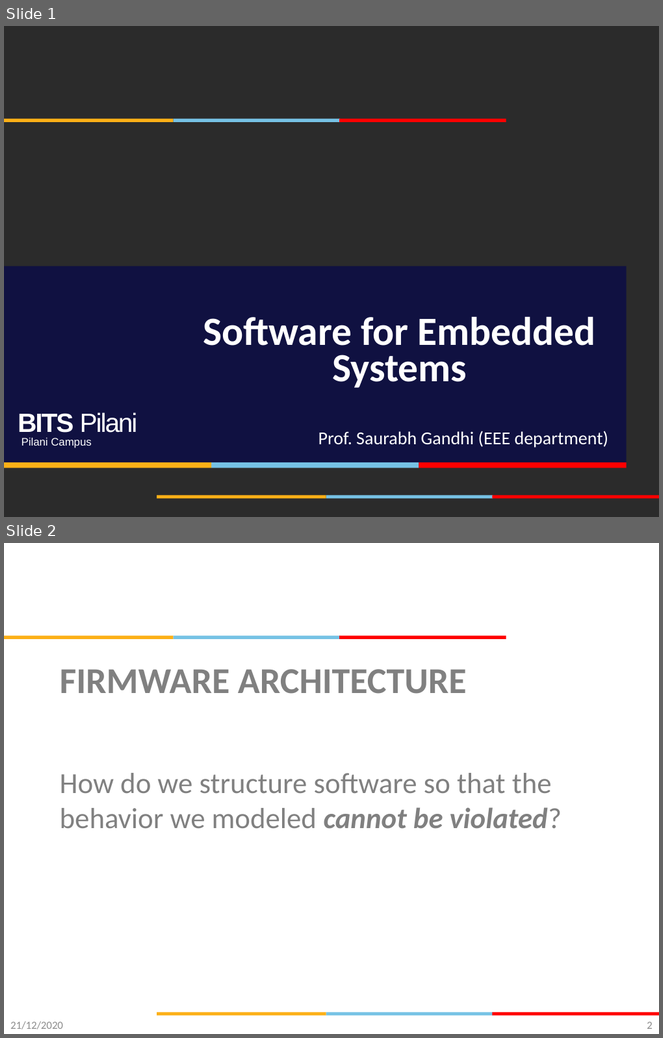
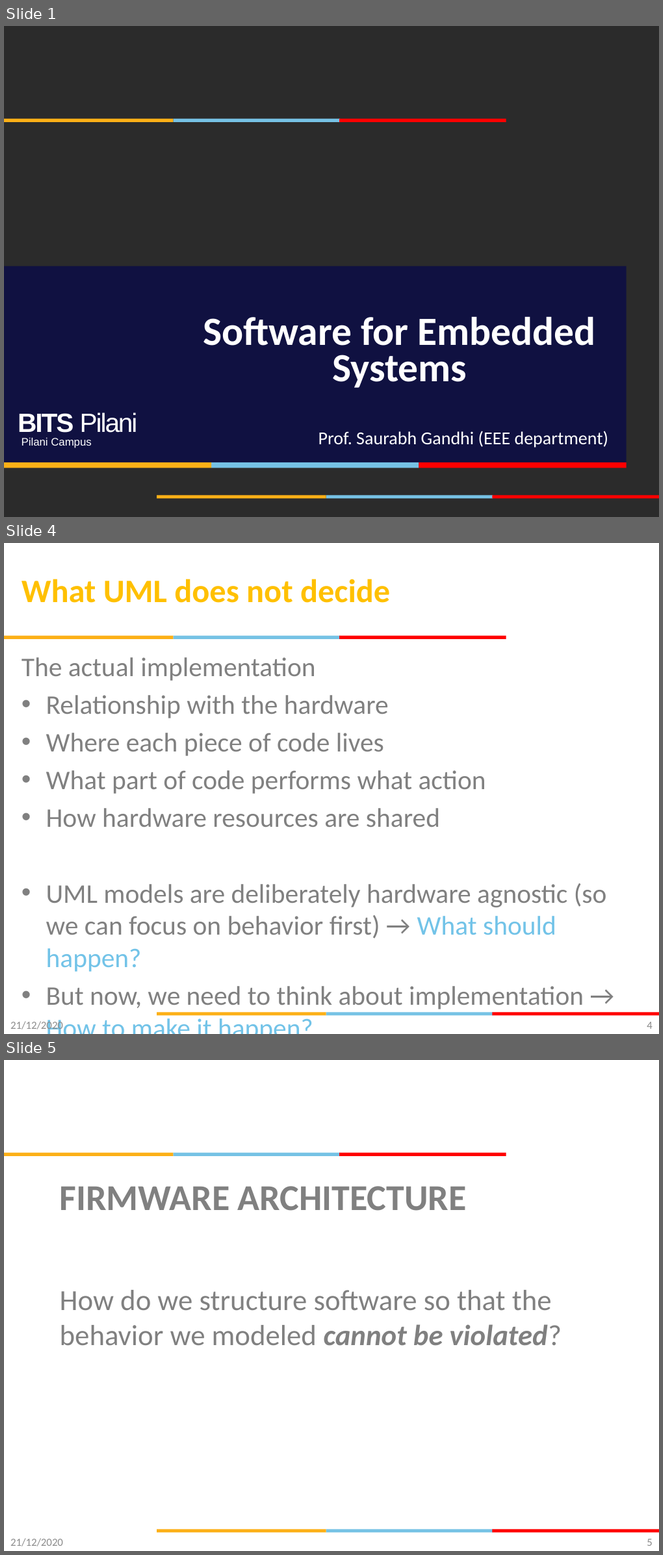
Before and after one commit to gsaurabhr-teaching/csg523-material, a slide deck: Lec-13-16-firmware-architecture.pptx. Shown one above the other, each under a label of ours: slides 1 and 2 before the commit, slides 1, 4 and 5 after it; the slides between them are not shown. The pictures are 663x1038 and 663x1555 pixels, drawn with LibreOffice and Linux fonts; fonts in the diff are those of the drawing; background and template pictures are left out; a plain dark background stands for a picture behind light text. Boxes give left, top, right and bottom in pixels: in the first picture for what was removed or moved away, otherwise in the second. Text is boxed around its words. In the diff, an @@ line names an element or a change of style, - is before the commit and + after.

```diff
--- a/Lec-13-16-firmware-architecture.pptx
+++ b/Lec-13-16-firmware-architecture.pptx
@@ slide 4 added at (4, 543, 659, 1034), background #FFFFFF; not listed: 6 template elements that a slide beside it also shows @@
@@ title added at (22, 579, 390, 603), 36 pt, text #FFC000, bold @@
+What UML does not decide
@@ text added at (22, 657, 607, 1010), 29.6 pt, text #808080 @@
+The actual implementation
+• Relationship with the hardware
+• Where each piece of code lives
+• What part of code performs what action
+• How hardware resources are shared
+• UML models are deliberately hardware agnostic (so we can focus on behavior first) → What should happen?
+• But now, we need to think about implementation → How to make it happen?
@@ text added at (10, 1020, 63, 1032), 12 pt, text #8C8C8C @@
+21/12/2020
@@ page number added at (647, 1022, 652, 1029), 12 pt, text #898989 @@
+4
@@ what was slide 2 is now slide 5 @@
@@ page number at (647, 1539, 652, 1546): text changed @@
-2
+5
```
Also in this commit, not shown: 17 other slides added, 2 slides removed.
